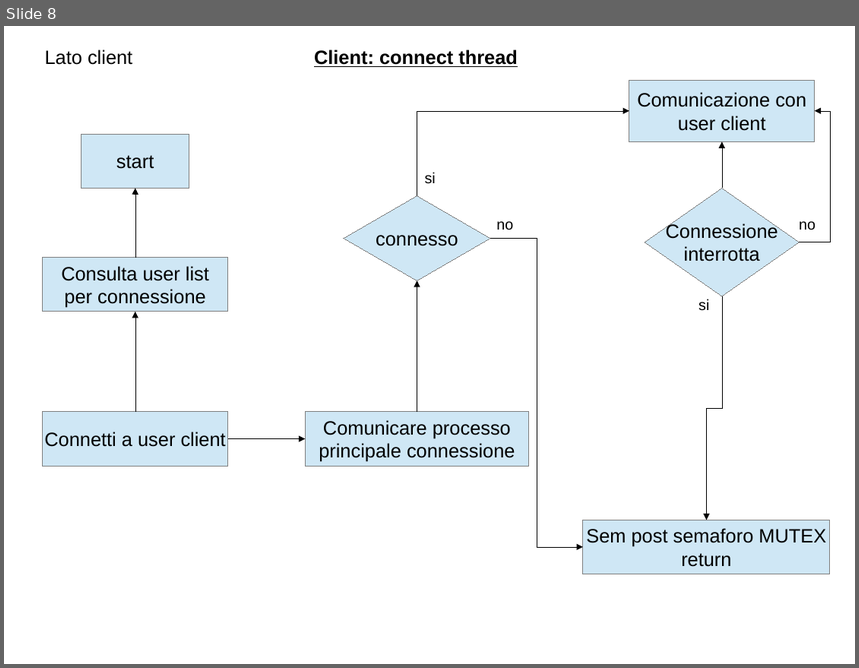
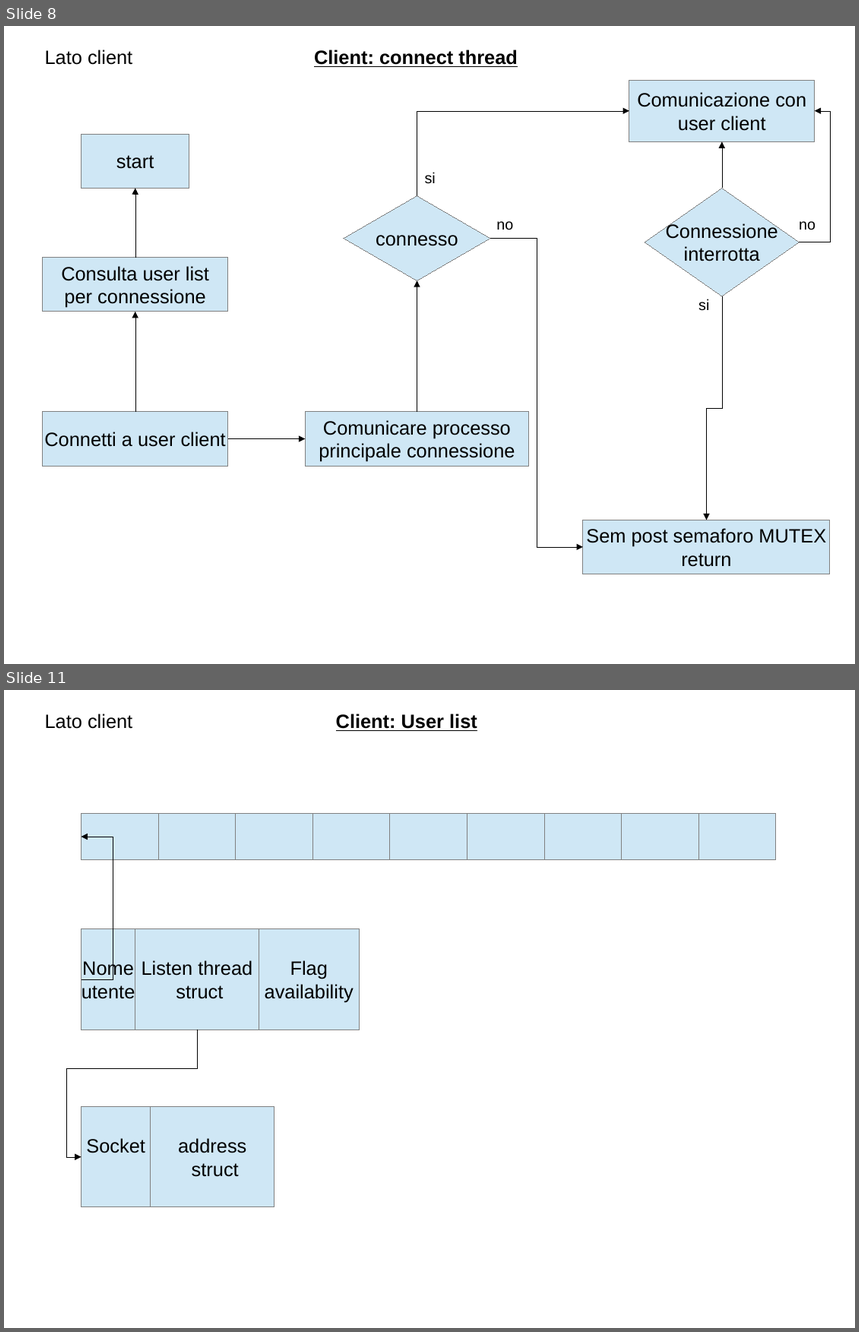
Before and after one commit to polyc/talk-service, a slide deck: SO_projectDiagram.odp. Shown one above the other, each under a label of ours: slide 8 before the commit, slides 8 and 11 after it; the slides between them are not shown. The pictures are 859x668 and 859x1332 pixels, drawn with LibreOffice and Linux fonts; fonts in the diff are those of the drawing. Boxes give left, top, right and bottom in pixels: in the first picture for what was removed or moved away, otherwise in the second. Text is boxed around its words. In the diff, an @@ line names an element or a change of style, - is before the commit and + after.

Commit message:
modifica alla parte di invio della lista utenti non piu in udp ma in tcp con un thread per ogni client connesso

```diff
--- a/SO_projectDiagram.odp
+++ b/SO_projectDiagram.odp
@@ slide 11 added at (x1=4, y1=690, x2=855, y2=1328), background #FFFFFF @@
@@ text added at (x1=45, y1=714, x2=132, y2=729), 18 pt, text #000000 @@
+Lato client
@@ text added at (x1=336, y1=714, x2=477, y2=731), 18 pt, text #000000, bold, underline @@
+Client: User list
@@ rectangle added at (x1=82, y1=814, x2=158, y2=860), fill #CFE7F5, outline #808080 0 pt @@
@@ rectangle added at (x1=158, y1=814, x2=236, y2=860), fill #CFE7F5, outline #808080 0 pt @@
@@ rectangle added at (x1=236, y1=814, x2=313, y2=860), fill #CFE7F5, outline #808080 0 pt @@
@@ rectangle added at (x1=313, y1=814, x2=390, y2=860), fill #CFE7F5, outline #808080 0 pt @@
@@ rectangle added at (x1=390, y1=814, x2=468, y2=860), fill #CFE7F5, outline #808080 0 pt @@
@@ rectangle added at (x1=468, y1=814, x2=544, y2=860), fill #CFE7F5, outline #808080 0 pt @@
@@ rectangle added at (x1=544, y1=814, x2=622, y2=860), fill #CFE7F5, outline #808080 0 pt @@
@@ rectangle added at (x1=622, y1=814, x2=699, y2=860), fill #CFE7F5, outline #808080 0 pt @@
@@ rectangle added at (x1=699, y1=814, x2=776, y2=860), fill #CFE7F5, outline #808080 0 pt @@
@@ elbow arrow added from (82, 980) to (82, 837), #000000 0 pt @@
@@ rectangle added at (x1=82, y1=929, x2=135, y2=1030), fill #CFE7F5, outline #808080 0 pt, 18 pt, text #000000 @@
+Nome
+utente
@@ rectangle added at (x1=135, y1=929, x2=259, y2=1030), fill #CFE7F5, outline #808080 0 pt, 18 pt, text #000000 @@
+Listen thread
+struct
@@ rectangle added at (x1=259, y1=929, x2=360, y2=1030), fill #CFE7F5, outline #808080 0 pt, 18 pt, text #000000 @@
+Flag
+availability
@@ elbow arrow added from (197, 1030) to (82, 1157), #000000 0 pt @@
@@ rectangle added at (x1=82, y1=1107, x2=151, y2=1208), fill #CFE7F5, outline #808080 0 pt, 18 pt, text #000000 @@
+Socket
@@ rectangle added at (x1=151, y1=1107, x2=275, y2=1208), fill #CFE7F5, outline #808080 0 pt, 18 pt, text #000000 @@
+address
+struct
```
Also in this commit, not shown: 6 slides changed, 3 other slides added, 2 slides removed.
